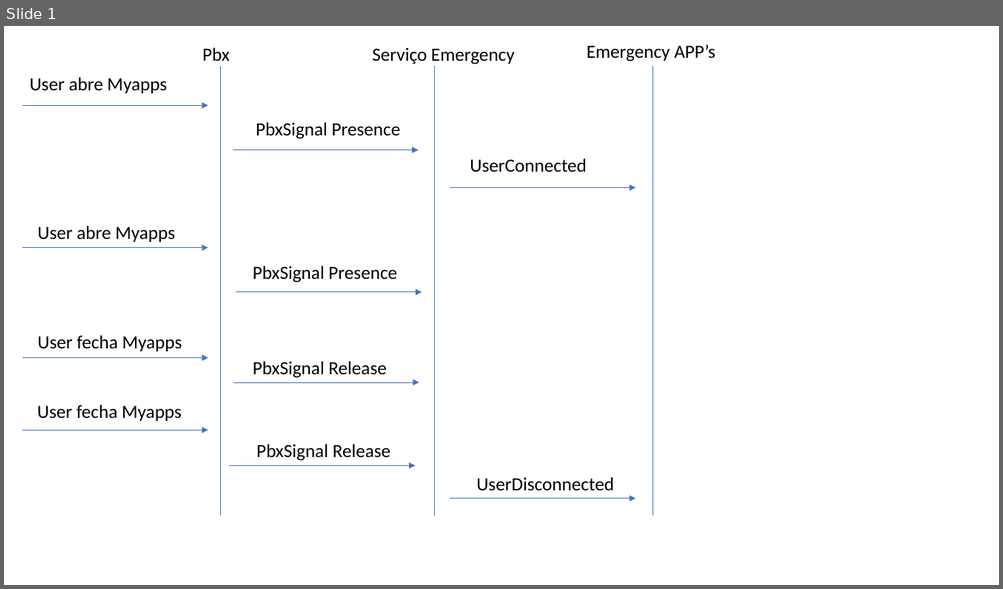
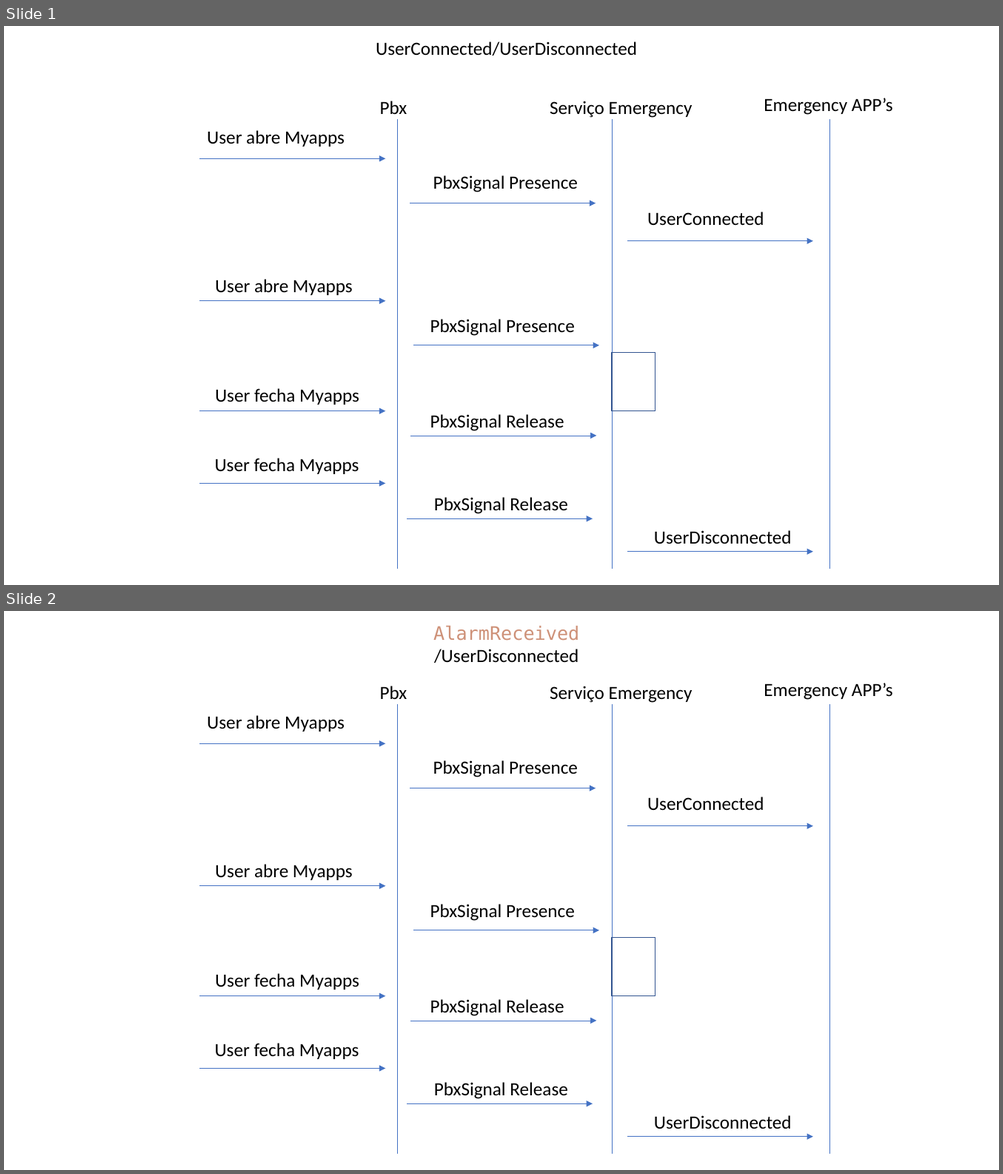
Before and after one commit to daniloevolz/innovaphone, a slide deck: novaalert/Diagrama de Sequência - Sinalização.pptm. Shown one above the other, each under a label of ours: slide 1 before the commit, slides 1 and 2 after it. The pictures are 1003x589 and 1003x1174 pixels, drawn with LibreOffice and Linux fonts; fonts in the diff are those of the drawing. Boxes give left, top, right and bottom in pixels: in the first picture for what was removed or moved away, otherwise in the second. Text is boxed around its words. In the diff, an @@ line names an element or a change of style, - is before the commit and + after.

```diff
--- a/novaalert/Diagrama de Sequência - Sinalização.pptm
+++ b/novaalert/Diagrama de Sequência - Sinalização.pptm
@@ slide 2 added at <box>4,611,999,1170</box>, background #FFFFFF @@
@@ text added at <box>433,626,579,663</box>, 18 pt, text #000000 @@
+AlarmReceived
+/UserDisconnected
@@ text added at <box>380,686,407,699</box>, 18 pt, text #000000 @@
+Pbx
@@ text added at <box>549,686,692,703</box>, 18 pt, text #000000 @@
+Serviço Emergency
@@ text added at <box>763,683,893,700</box>, 18 pt, text #000000 @@
+Emergency APP’s
@@ text added at <box>207,715,344,732</box>, 18 pt, text #000000 @@
+User abre Myapps
@@ line added from (398, 705) to (398, 1155), #4472C4 0.5 pt @@
@@ line added from (612, 705) to (612, 1155), #4472C4 0.5 pt @@
@@ line added from (830, 705) to (830, 1155), #4472C4 0.5 pt @@
@@ arrow added from (199, 743) to (385, 743), #4472C4 0.5 pt @@
@@ text added at <box>433,760,578,777</box>, 18 pt, text #000000 @@
+PbxSignal Presence
@@ arrow added from (410, 789) to (596, 789), #4472C4 0.5 pt @@
@@ text added at <box>647,797,764,811</box>, 18 pt, text #000000 @@
+UserConnected
@@ arrow added from (627, 826) to (813, 826), #4472C4 0.5 pt @@
@@ text added at <box>215,864,353,880</box>, 18 pt, text #000000 @@
+User abre Myapps
@@ arrow added from (199, 886) to (385, 886), #4472C4 0.5 pt @@
@@ text added at <box>430,904,575,921</box>, 18 pt, text #000000 @@
+PbxSignal Presence
@@ arrow added from (414, 931) to (600, 931), #4472C4 0.5 pt @@
@@ rectangle added at <box>612,938,655,997</box>, outline #325491 1 pt @@
@@ text added at <box>215,974,359,990</box>, 18 pt, text #000000 @@
+User fecha Myapps
@@ arrow added from (199, 997) to (385, 997), #4472C4 0.5 pt @@
@@ text added at <box>430,999,563,1017</box>, 18 pt, text #000000 @@
+PbxSignal Release
@@ arrow added from (410, 1022) to (597, 1022), #4472C4 0.5 pt @@
@@ text added at <box>215,1043,359,1059</box>, 18 pt, text #000000 @@
+User fecha Myapps
@@ arrow added from (199, 1069) to (385, 1069), #4472C4 0.5 pt @@
@@ text added at <box>434,1082,567,1099</box>, 18 pt, text #000000 @@
+PbxSignal Release
@@ arrow added from (407, 1104) to (593, 1104), #4472C4 0.5 pt @@
@@ text added at <box>654,1116,791,1130</box>, 18 pt, text #000000 @@
+UserDisconnected
@@ arrow added from (627, 1137) to (813, 1137), #4472C4 0.5 pt @@
@@ slide 1 changed as well @@
@@ text added at <box>375,42,637,56</box>, 18 pt, text #000000 @@
+UserConnected/UserDisconnected
@@ rectangle added at <box>612,353,655,412</box>, outline #325491 1 pt @@
@@ 4 arrows, 3 texts, 3 lines: place and size @@
-4 arrows, 3 texts, 3 lines at <box>22,66,652,516</box>
+4 arrows, 3 texts, 3 lines at <box>199,120,830,570</box>
@@ 10 texts, 6 arrows: place and size @@
-10 texts, 6 arrows at <box>22,44,715,499</box>
+10 texts, 6 arrows at <box>199,98,893,552</box>
```
Also in this commit, not shown: 1 other slide added, 17 other files.
